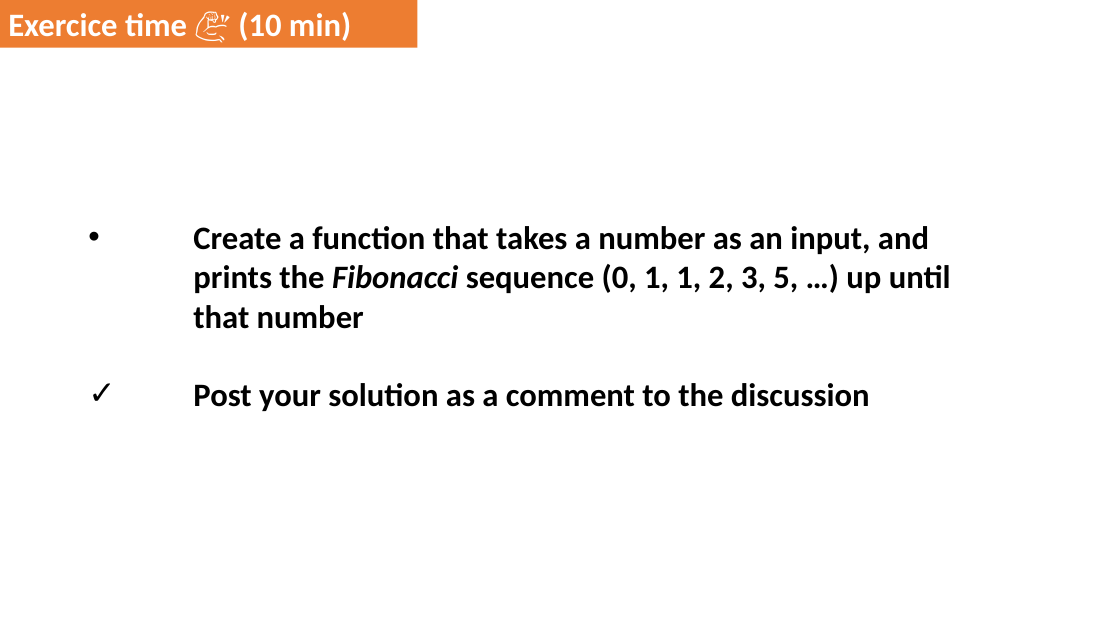
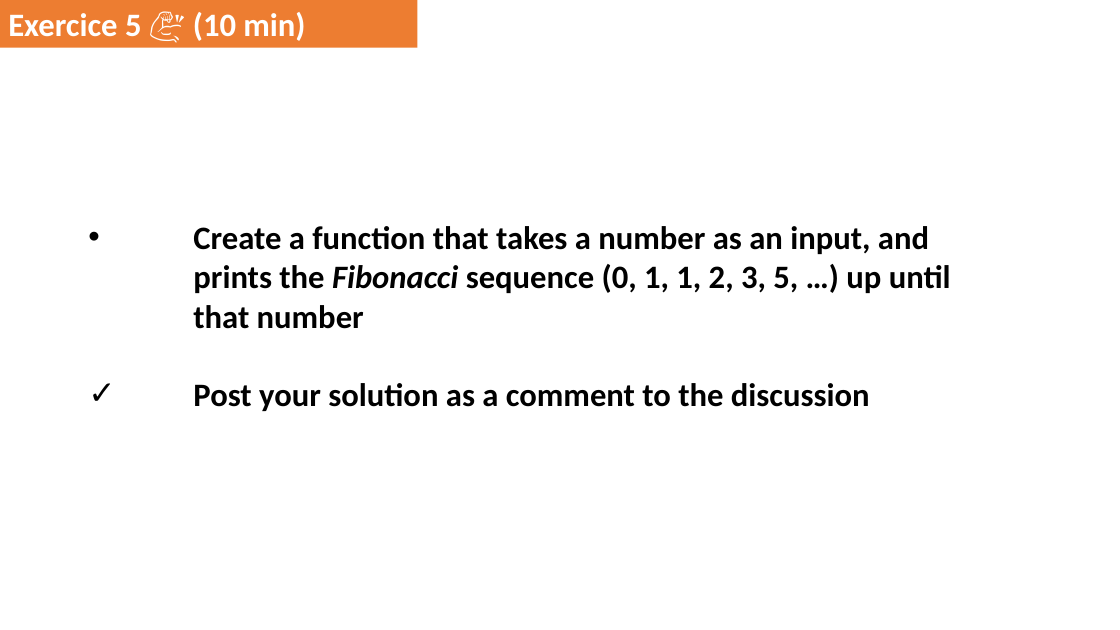
Before and after one commit to DominiqueMakowski/teaching, a slide deck: slide 22 of Python/2022_Zurich/AdvancedPython_2022.pptx. Drawn at 1120x630 pixels with LibreOffice and Linux fonts; fonts in the diff are those of the drawing. Boxes give left, top, right and bottom in pixels: in the first picture for what was removed or moved away, otherwise in the second. Text is boxed around its words. In the diff, an @@ line names an element or a change of style, - is before the commit and + after.

```diff
--- a/Python/2022_Zurich/AdvancedPython_2022.pptx
+++ b/Python/2022_Zurich/AdvancedPython_2022.pptx
@@ text in rectangle at (x1=8, y1=12, x2=305, y2=41): text changed @@
-Exercice time 💪 (10 min)
+Exercice 5 💪 (10 min)
```
Also in this commit, not shown: 17 other slides changed, 15 slides added.
